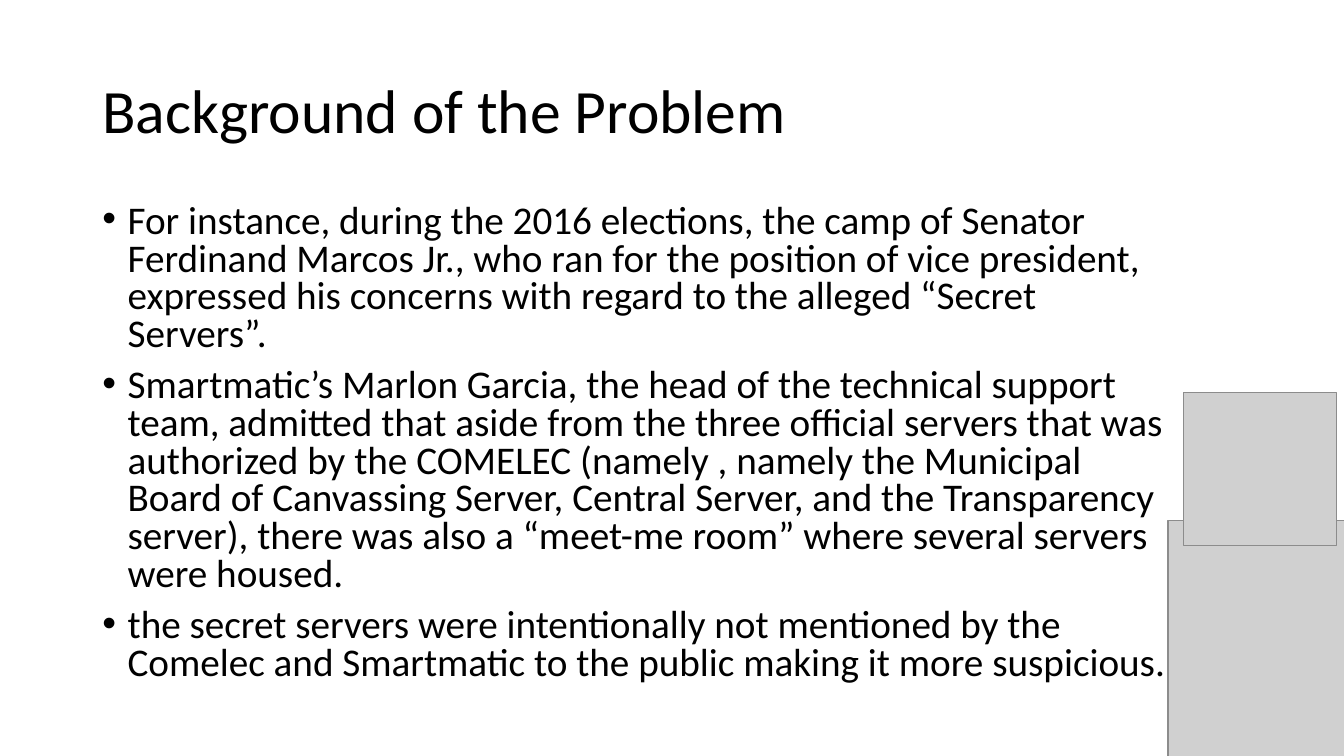
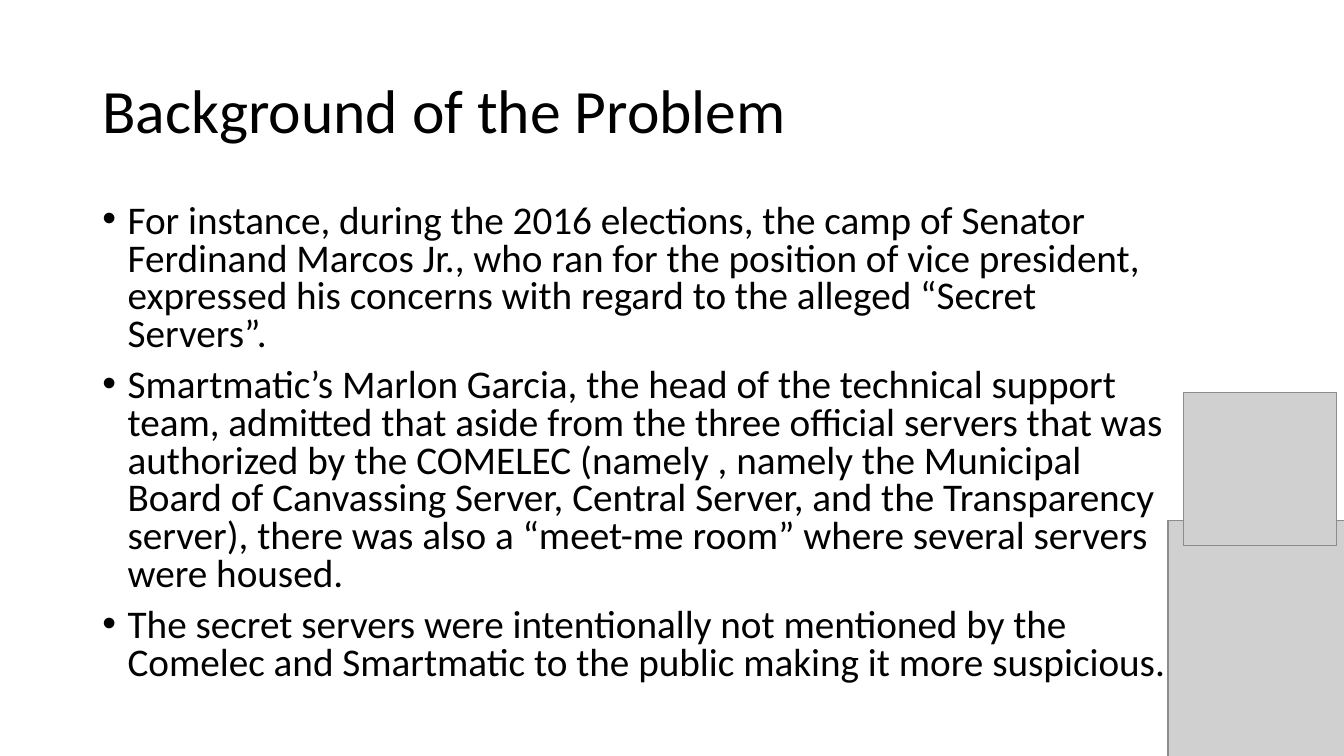
Before and after one commit to seans888/Project---Automate-Election, a slide deck: slide 3 of Documentation/Finals_Sysadd1.pptx. Drawn at 1344x756 pixels with LibreOffice and Linux fonts; fonts in the diff are those of the drawing; grey boxes stand for pictures. Boxes give left, top, right and bottom in pixels: in the first picture for what was removed or moved away, otherwise in the second. Text is boxed around its words. In the diff, an @@ line names an element or a change of style, - is before the commit and + after.

```diff
--- a/Documentation/Finals_Sysadd1.pptx
+++ b/Documentation/Finals_Sysadd1.pptx
@@ text at <box>128,610,1165,683</box>: text changed @@
-• the secret servers were intentionally not mentioned by the Comelec and Smartmatic to the public making it more suspicious.
+• The secret servers were intentionally not mentioned by the Comelec and Smartmatic to the public making it more suspicious.
```
Also in this commit, not shown: 4 other slides changed, 12 slides added, 2 slides removed, 2 other files.
